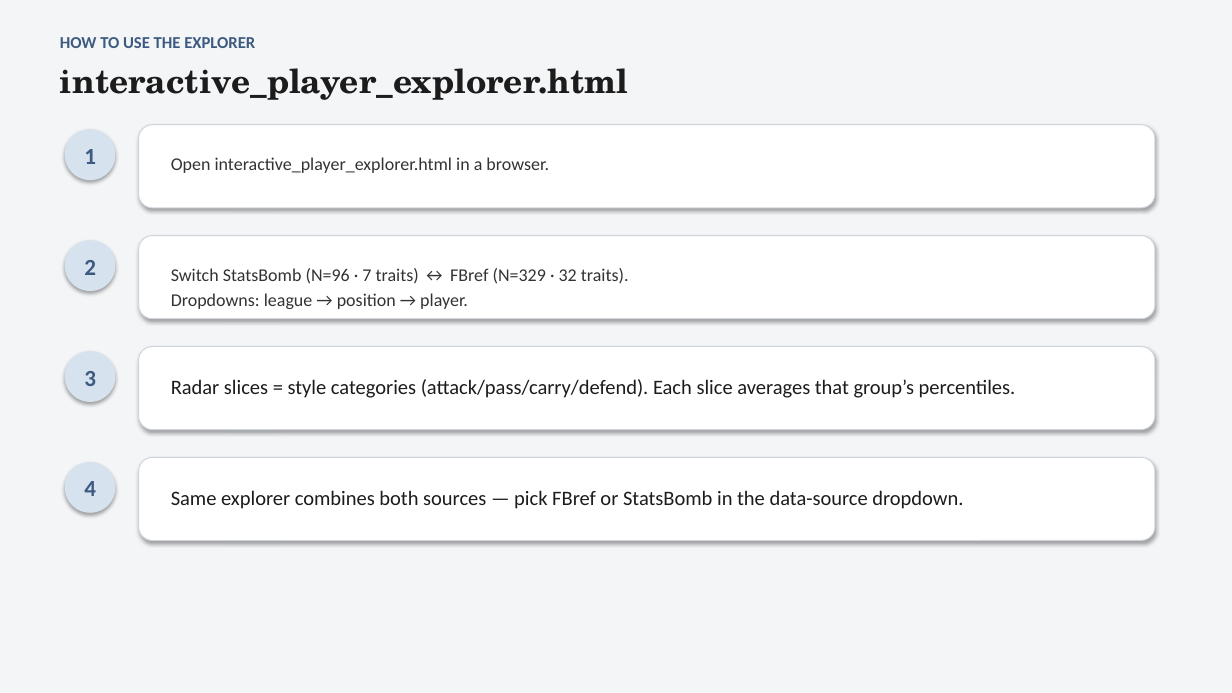
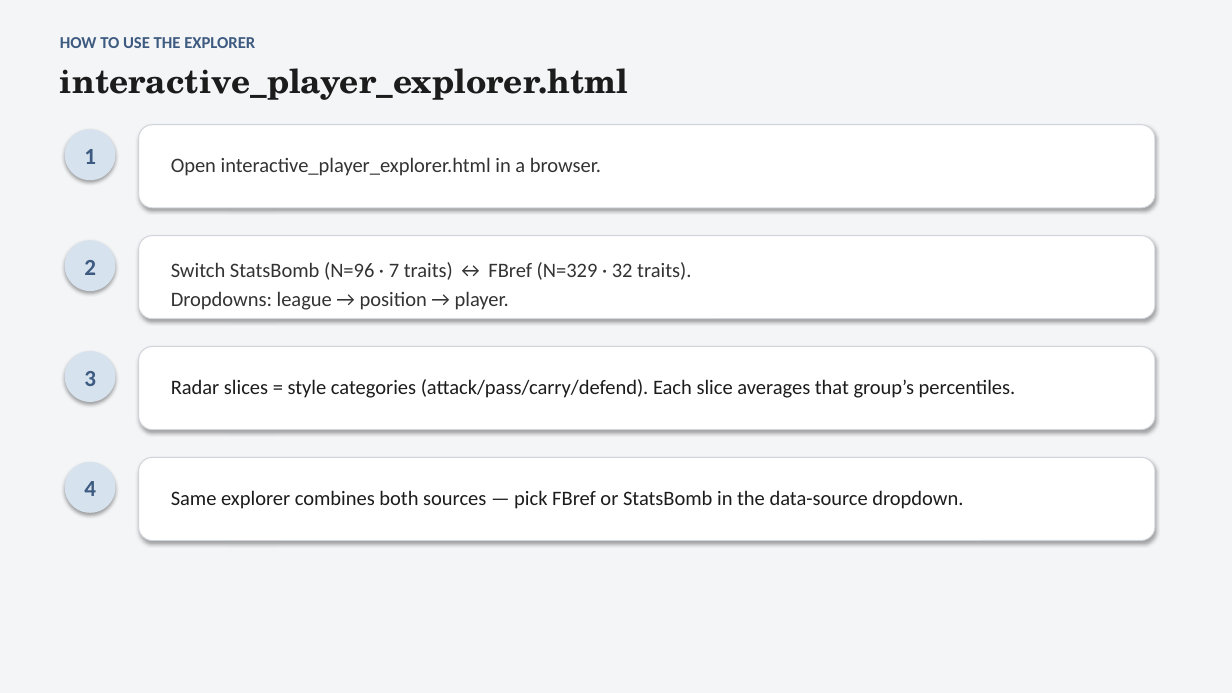
Before and after one commit to colbymorris08/bundesliga-transfer-traits, a slide deck: slide 12 of bundesliga_transfer_traits.pptx. Drawn at 1232x693 pixels with LibreOffice and Linux fonts; fonts in the diff are those of the drawing. Boxes give left, top, right and bottom in pixels: in the first picture for what was removed or moved away, otherwise in the second. Text is boxed around its words. In the diff, an @@ line names an element or a change of style, - is before the commit and + after.

```diff
--- a/bundesliga_transfer_traits.pptx
+++ b/bundesliga_transfer_traits.pptx
@@ text "Open interactive_player_explorer.html in a browser." at <box>171,157,601,176</box>: size 14 to 16 pt @@
@@ text "Switch StatsBomb (N=96 · 7 ..." at <box>171,262,691,310</box>: size 14 to 16 pt @@
```
Also in this commit, not shown: 11 other slides changed.
